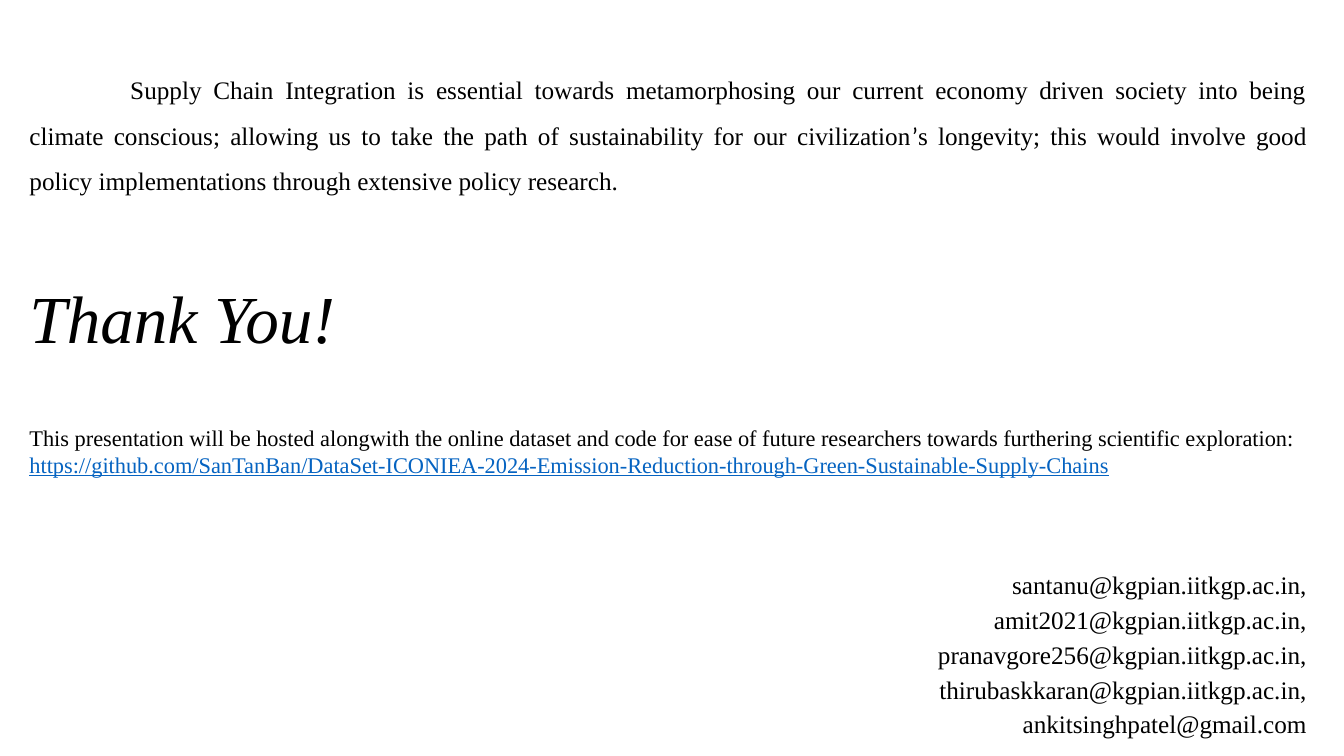
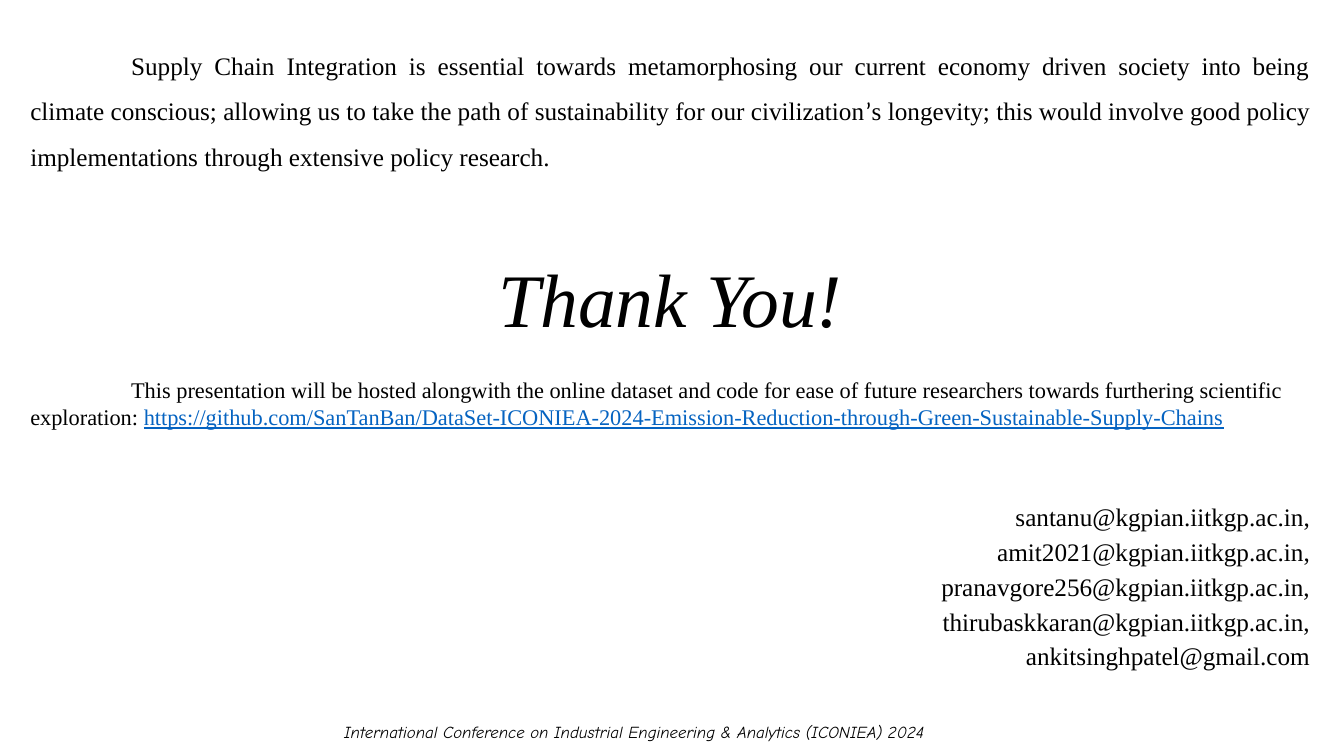
Before and after one commit to SanTanBan/DataSet-ICONIEA-2024-Emission-Reduction-through-Green-Sustainable-Supply-Chains, a slide deck: slide 19 of Santanu ~ PaperID 202331307 ~ Presented on 17.2.2024 in Venue V3 Operations Management Track.pptx (slide 18 before the commit). Drawn at 1344x756 pixels with LibreOffice and Linux fonts; fonts in the diff are those of the drawing. Boxes give left, top, right and bottom in pixels: in the first picture for what was removed or moved away, otherwise in the second. Text is boxed around its words. In the diff, an @@ line names an element or a change of style, - is before the commit and + after.

```diff
--- a/Santanu ~ PaperID 202331307 ~ Presented on 17.2.2024 in Venue V3 Operations Management Track.pptx
+++ b/Santanu ~ PaperID 202331307 ~ Presented on 17.2.2024 in Venue V3 Operations Management Track.pptx
@@ text "Supply Chain Integration is essential ...": place and size @@
-text "Supply Chain Integration is essential ..." at (29,81,1307,739)
+text "Supply Chain Integration is essential ..." at (30,57,1310,671)
@@ text at (498,274,842,328): size 48 to 54 pt in "Thank You!"; alignment left to centre @@
@@ text added at (344,725,924,741), 12 pt, text #000000, italic @@
+International Conference on Industrial Engineering & Analytics (ICONIEA) 2024
```
Also in this commit, not shown: 2 other slides changed, 1 slide added.
